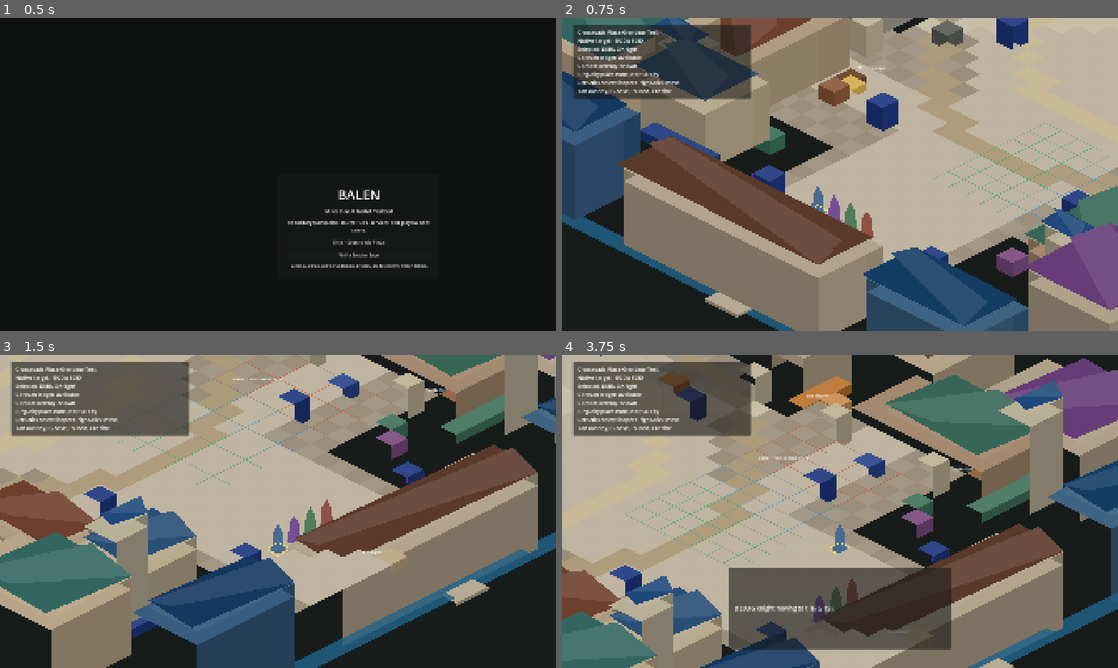
Above: before the commit, frames 1-4 (two rows, left to right).
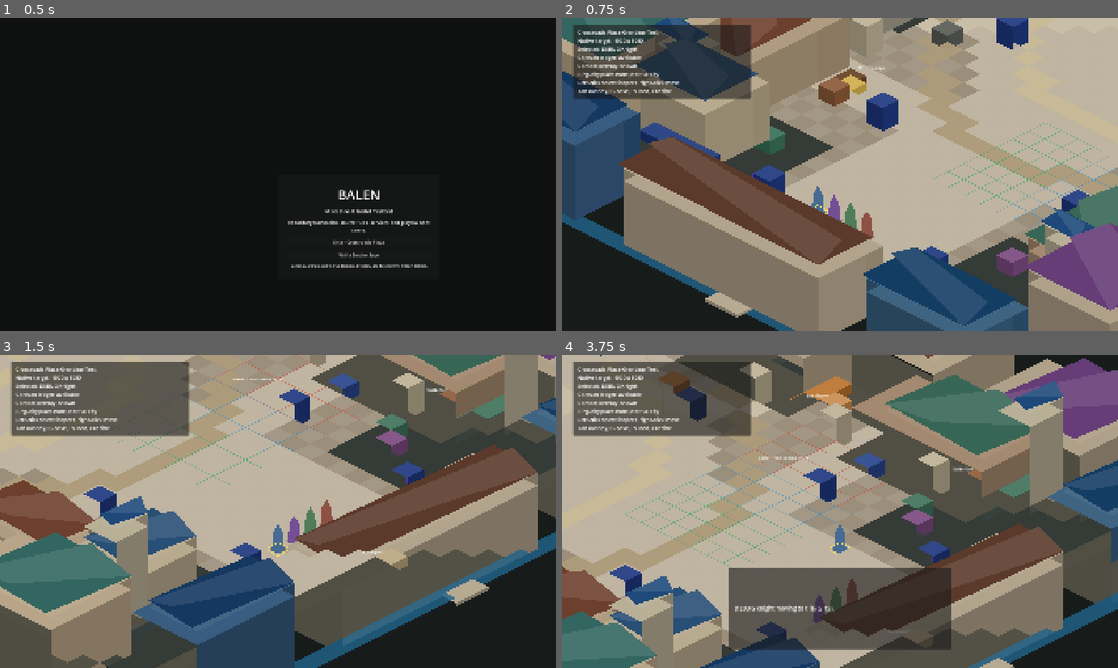
Above: after the commit, the same moments.

Repository: NovakNaumann/balen
Game: Godot game, scene res://scenes/ui/title_screen.tscn
Two runs of this game, one before a commit and one after it. Both use one fixed random seed, a clock stepped at 60 frames per second and the inputs below.
Inputs (mouse positions are in pixels of both pictures, inside the frame that each line leads up to):
- Up to frame 1 (0.5 s): no input
- Up to frame 2 (0.75 s): click "Enter Crossroads Plaza" at 0.5 s
- Up to frame 3 (1.5 s): tap Enter at 1.25 s; move the mouse to (400, 495) at 1.27 s; tap Q (camera_rotate_left) at 1.35 s; click (400, 495) at 1.42 s
- Up to frame 4 (3.75 s): tap Space at 2 s; drag from (728, 527) to (812, 574) at 2.02 s; tap Enter at 2.75 s; move the mouse to (895, 442) at 2.77 s; right-click (895, 442) at 2.85 s; click (895, 442) at 2.92 s; drag from (812, 574) to (673, 464) at 3.52 s

Frame 1 is identical in both runs. In frame 2, 2.7% of the frame differs, in the area x 14-84%, y 0-93%; in frame 3, 17%, in the area x 0-100%, y 0-100%; in frame 4, 15%.

Commit message:
Block Crossroads plaza architecture

Diff:
--- a/balen/scripts/testbeds/bootstrap_graybox.gd
+++ b/balen/scripts/testbeds/bootstrap_graybox.gd
@@ -24,6 +24,31 @@
 	{"name": "Stable Yard", "grid": Vector2i(12, 16), "color": Color(0.55, 0.36, 0.22)}
 ]
 
+const ARCHITECTURE_BLOCKERS := [
+	{"origin": Vector2i(-18, -14), "footprint": Vector2i(5, 7)},
+	{"origin": Vector2i(-18, -5), "footprint": Vector2i(5, 8)},
+	{"origin": Vector2i(-18, 5), "footprint": Vector2i(5, 8)},
+	{"origin": Vector2i(-18, 15), "footprint": Vector2i(5, 7)},
+	{"origin": Vector2i(13, -14), "footprint": Vector2i(5, 7)},
+	{"origin": Vector2i(13, -5), "footprint": Vector2i(5, 8)},
+	{"origin": Vector2i(13, 5), "footprint": Vector2i(5, 8)},
+	{"origin": Vector2i(13, 15), "footprint": Vector2i(5, 7)},
+	{"origin": Vector2i(-15, 24), "footprint": Vector2i(6, 4)},
+	{"origin": Vector2i(-6, 24), "footprint": Vector2i(12, 4)},
+	{"origin": Vector2i(9, 24), "footprint": Vector2i(6, 4)},
+	{"origin": Vector2i(-14, 2), "footprint": Vector2i(3, 6)},
+	{"origin": Vector2i(-13, 10), "footprint": Vector2i(3, 7)},
+	{"origin": Vector2i(-12, 17), "footprint": Vector2i(4, 4)},
+	{"origin": Vector2i(11, 0), "footprint": Vector2i(3, 7)},
+	{"origin": Vector2i(10, 11), "footprint": Vector2i(4, 8)},
+	{"origin": Vector2i(-11, -18), "footprint": Vector2i(2, 2)},
+	{"origin": Vector2i(-7, -19), "footprint": Vector2i(2, 2)},
+	{"origin": Vector2i(7, -19), "footprint": Vector2i(2, 2)},
+	{"origin": Vector2i(11, -18), "footprint": Vector2i(2, 2)},
+	{"origin": Vector2i(-12, 18), "footprint": Vector2i(2, 2)},
+	{"origin": Vector2i(12, 18), "footprint": Vector2i(2, 2)}
+]
+
 var _camera: Camera2D
 var _world_root: Node2D
 var _overlay_root: Node2D
@@ -111,6 +136,8 @@
 
 		var saved_state: Dictionary = saved_actor_states[actor_id]
 		var grid_position := _vector2i_from_array(saved_state.get("grid", []), _actor_states[actor_id].grid)
+		if not _is_grid_walkable(grid_position):
+			grid_position = _fallback_actor_grid(actor_id)
 		_actor_states[actor_id].grid = grid_position
 		_actor_states[actor_id].target_grid = grid_position
 		_actor_states[actor_id].world_position = _iso(grid_position)
@@ -144,6 +171,8 @@
 		child.queue_free()
 
 	_actor_nodes.clear()
+	_add_architecture_foundation_fill()
+	_add_nonwalkable_boundary_fill()
 	_add_diamond_floor(Vector2i.ZERO, FLOOR_HALF_EXTENTS, Color(0.61, 0.56, 0.48), "Crossroads Plaza Stone")
 	_add_ring_city_plaza_bands()
 	_add_radial_roads()
@@ -339,6 +368,10 @@
 	if not _actor_states.has(actor_id):
 		return
 
+	if not _is_grid_walkable(target_grid):
+		_show_dialog("That tile is blocked by Crossroads Plaza walls, buildings, or test boundary.")
+		return
+
 	_actor_states[actor_id].target_grid = target_grid
 	_show_dialog("%s moving to tile %s." % [_actor_states[actor_id].display_name, str(target_grid)])
 	_write_scene_state_to_game_state()
@@ -376,6 +409,38 @@
 
 	_dialog_label.text = text
 	_dialog_panel.visible = true
+
+
+func _add_architecture_foundation_fill() -> void:
+	for blocker in ARCHITECTURE_BLOCKERS:
+		var origin: Vector2i = blocker.origin
+		var footprint: Vector2i = blocker.footprint
+		for x in range(origin.x, origin.x + footprint.x):
+			for y in range(origin.y, origin.y + footprint.y):
+				var grid_position := Vector2i(x, y)
+				var center := _iso(grid_position)
+				var foundation := Polygon2D.new()
+				foundation.name = "Architecture Foundation %d,%d" % [x, y]
+				foundation.polygon = _diamond(center)
+				foundation.color = Color(0.32, 0.31, 0.27, 0.96)
+				foundation.z_index = int(center.y) - 4
+				_world_root.add_child(foundation)
+
+
+func _add_nonwalkable_boundary_fill() -> void:
+	for x in range(-FLOOR_HALF_EXTENTS.x, FLOOR_HALF_EXTENTS.x + 1):
+		for y in range(-FLOOR_HALF_EXTENTS.y, FLOOR_HALF_EXTENTS.y + 1):
+			var grid_position := Vector2i(x, y)
+			if _is_grid_walkable(grid_position):
+				continue
+
+			var center := _iso(grid_position)
+			var fill := Polygon2D.new()
+			fill.name = "Ring City Edge Masonry %d,%d" % [x, y]
+			fill.polygon = _diamond(center)
+			fill.color = Color(0.28, 0.29, 0.26, 0.95) if _is_grid_blocked_by_architecture(grid_position) else Color(0.22, 0.25, 0.23, 0.90)
+			fill.z_index = int(center.y) - 6
+			_world_root.add_child(fill)
 
 
 func _add_diamond_floor(origin: Vector2i, half_extents: Vector2i, color: Color, node_name: String) -> void:
@@ -817,12 +882,34 @@
 func _is_grid_walkable(grid_position: Vector2i) -> bool:
 	if abs(grid_position.x) > FLOOR_HALF_EXTENTS.x or abs(grid_position.y) > FLOOR_HALF_EXTENTS.y:
 		return false
+	if _is_grid_blocked_by_architecture(grid_position):
+		return false
 
 	var in_grand_boulevard: bool = abs(grid_position.x) <= 5
 	var in_round_plaza: bool = _ring_radius(grid_position) <= 13.4
 	var in_market_apron: bool = abs(grid_position.y - 11) <= 4 and abs(grid_position.x) <= 12
 	var in_citadel_approach: bool = grid_position.y <= FOUNTAIN_GRID.y and abs(grid_position.x) <= 7
 	return in_grand_boulevard or in_round_plaza or in_market_apron or in_citadel_approach
+
+
+func _is_grid_blocked_by_architecture(grid_position: Vector2i) -> bool:
+	for blocker in ARCHITECTURE_BLOCKERS:
+		var origin: Vector2i = blocker.origin
+		var footprint: Vector2i = blocker.footprint
+		var within_x: bool = grid_position.x >= origin.x and grid_position.x < origin.x + footprint.x
+		var within_y: bool = grid_position.y >= origin.y and grid_position.y < origin.y + footprint.y
+		if within_x and within_y:
+			return true
+	return false
+
+
+func _fallback_actor_grid(actor_id: String) -> Vector2i:
+	for actor in ACTOR_DEFINITIONS:
+		if str(actor.id) == actor_id:
+			var default_grid: Vector2i = actor.grid
+			if _is_grid_walkable(default_grid):
+				return default_grid
+	return Vector2i.ZERO
 
 
 func _is_outer_corner(grid_position: Vector2i) -> bool:
--- a/balen/scripts/tests/test_runner.gd
+++ b/balen/scripts/tests/test_runner.gd
@@ -73,6 +73,17 @@
 	if graybox_scene == null:
 		failures.append("Bootstrap graybox scene failed to load.")
 
+	var graybox_script: Variant = load("res://scripts/testbeds/bootstrap_graybox.gd")
+	if graybox_script == null:
+		failures.append("Bootstrap graybox script failed to load.")
+	else:
+		var graybox: Node = graybox_script.new()
+		if not graybox._is_grid_walkable(Vector2i(0, 0)):
+			failures.append("Central plaza tile should remain walkable.")
+		if graybox._is_grid_walkable(Vector2i(-14, 2)):
+			failures.append("Slayers Guild Plaza Front footprint must block movement.")
+		graybox.queue_free()
+
 	if failures.is_empty():
 		print("BALEN_TESTS_OK")
 		quit(0)
Not shown, changed: docs/2_5d_style_reference.md
Not shown, changed: docs/testbed_change_log.md
